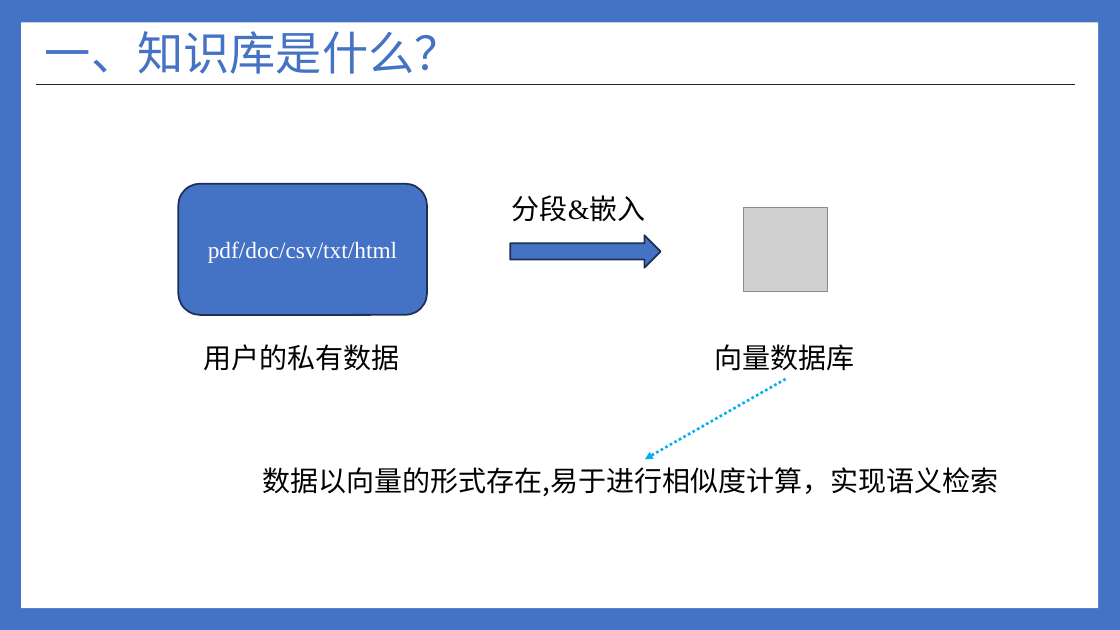
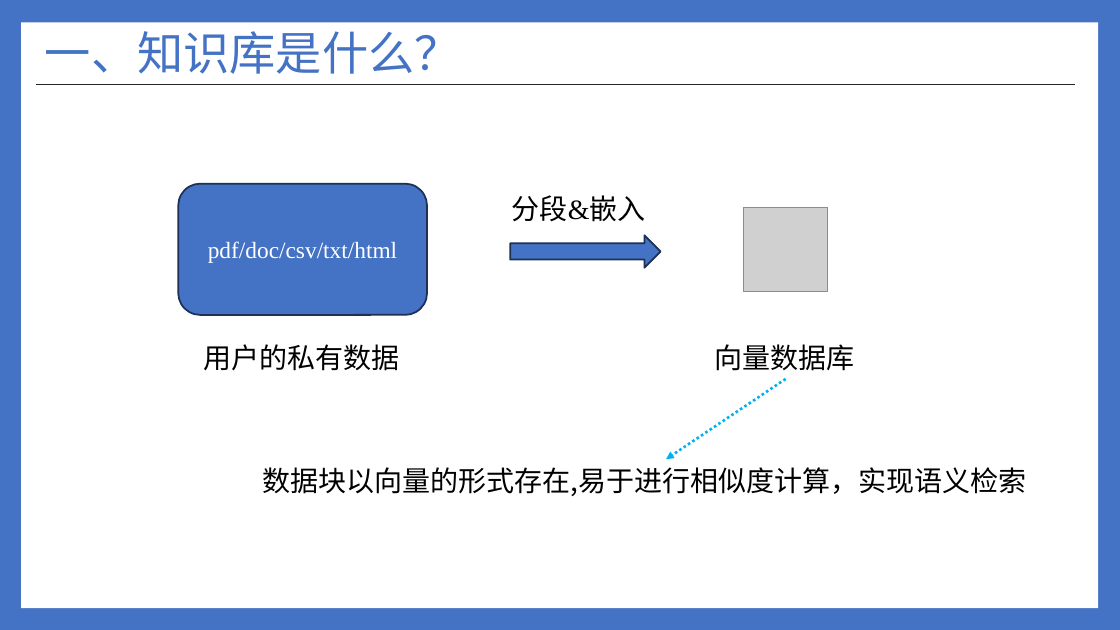
Before and after one commit to ylsdamxssjxxdd/eva, a slide deck: slide 36 of utils/软件介绍.pptx (slide 16 before the commit). Drawn at 1120x630 pixels with LibreOffice and Linux fonts; fonts in the diff are those of the drawing; grey boxes stand for pictures. Boxes give left, top, right and bottom in pixels: in the first picture for what was removed or moved away, otherwise in the second. Text is boxed around its words. In the diff, an @@ line names an element or a change of style, - is before the commit and + after.

```diff
--- a/utils/软件介绍.pptx
+++ b/utils/软件介绍.pptx
@@ arrow moved from (786, 379) - (645, 460) to (786, 379) - (666, 460) @@
@@ text at (263,467,1027,496): text changed @@
-数据以向量的形式存在,易于进行相似度计算，实现语义检索
+数据块以向量的形式存在,易于进行相似度计算，实现语义检索
```
Also in this commit, not shown: 5 other slides changed, 18 slides added, 1 slide removed, 14 other files.
